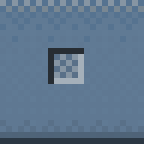
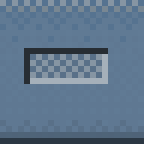
The second 144×144 image is a revision of the first. Changes to its layers:
showed "menu_activeup" over [24, 48, 108, 84]
hid "iconify-activeup", painted on it over [48, 54, 84, 84]
